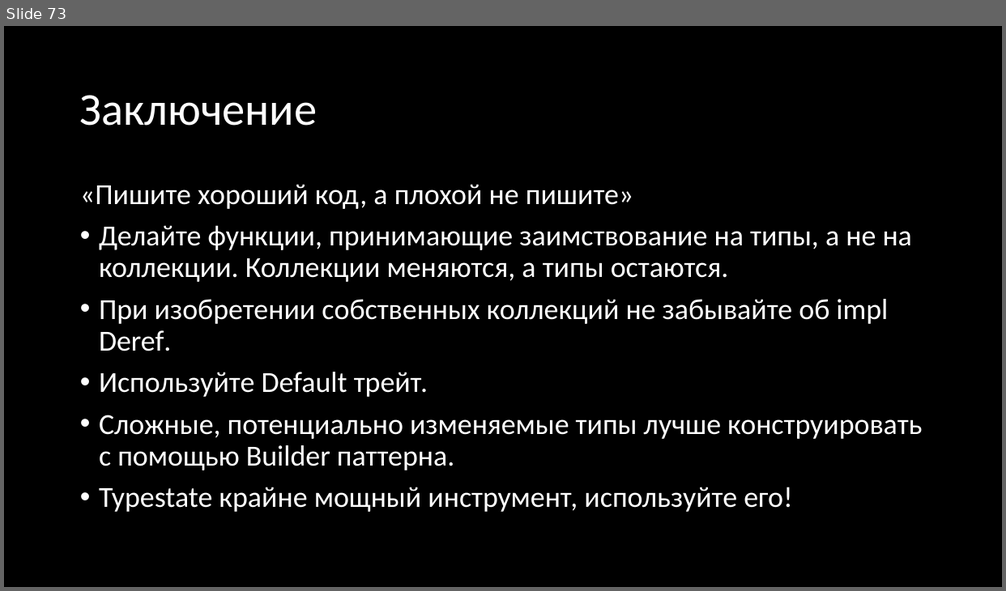
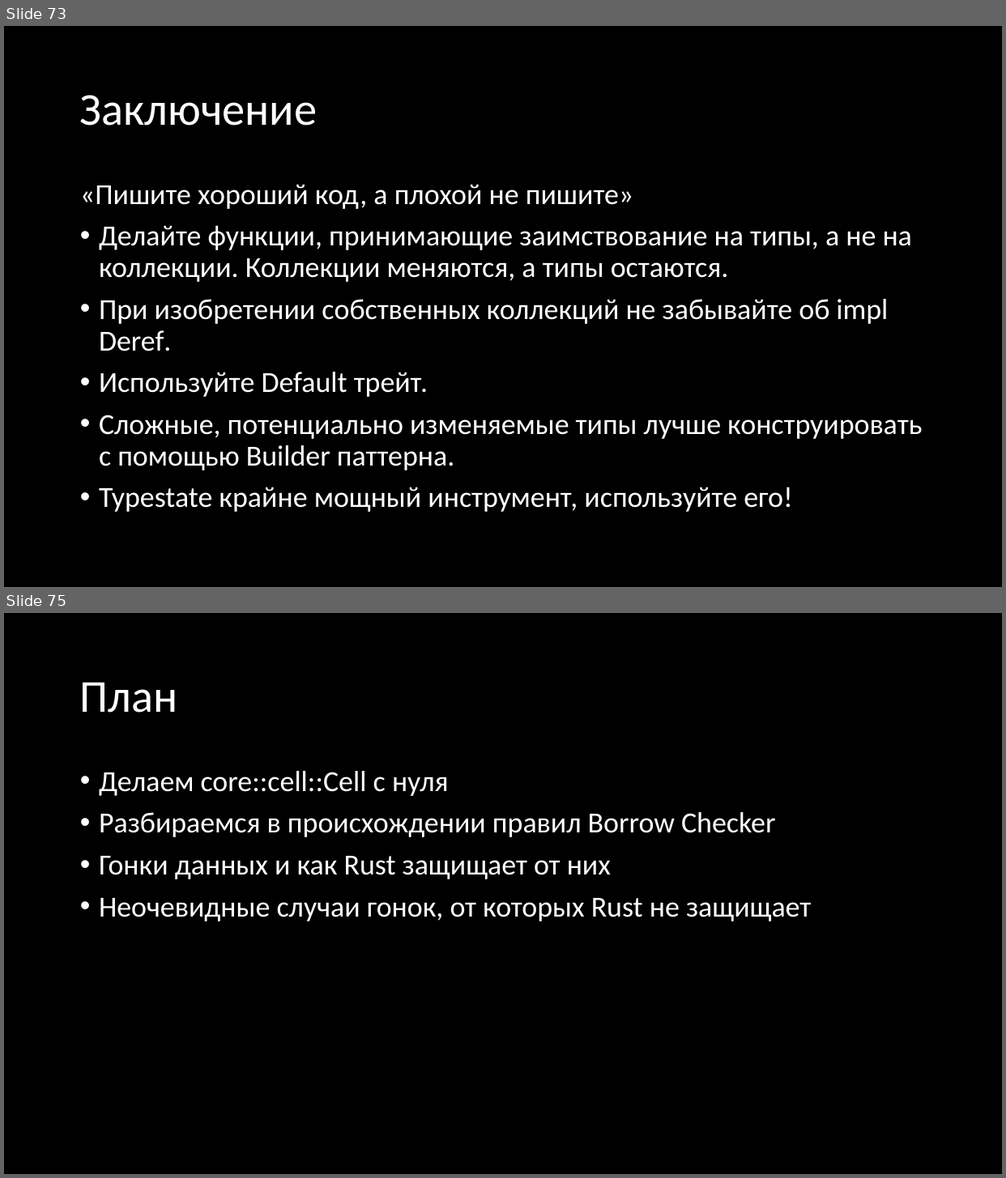
Before and after one commit to Gordon01/learn-rust, a slide deck: keynotes/Rust 2024.pptx. Shown one above the other, each under a label of ours: slide 73 before the commit, slides 73 and 75 after it; the slides between them are not shown. The pictures are 1006x591 and 1006x1178 pixels, drawn with LibreOffice and Linux fonts; fonts in the diff are those of the drawing. Boxes give left, top, right and bottom in pixels: in the first picture for what was removed or moved away, otherwise in the second. Text is boxed around its words. In the diff, an @@ line names an element or a change of style, - is before the commit and + after.

```diff
--- a/keynotes/Rust 2024.pptx
+++ b/keynotes/Rust 2024.pptx
@@ slide 75 added at (4,613,1002,1174), background #000000 @@
@@ title added at (80,682,178,713), 44 pt, text #FFFFFF @@
+План
@@ text added at (99,771,811,922), 28 pt, text #FFFFFF @@
+• Делаем core::cell::Cell с нуля
+• Разбираемся в происхождении правил Borrow Checker
+• Гонки данных и как Rust защищает от них
+• Неочевидные случаи гонок, от которых Rust не защищает
```
Also in this commit, not shown: 13 other slides added, 5 other files.
